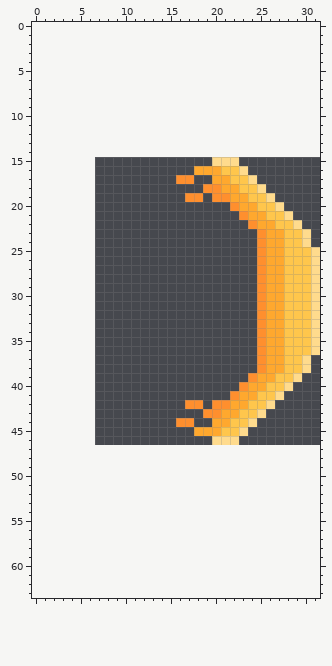
Pixel-art sprite, stored at Operation_Escape/Assets/Sprite/Bullet/ShotGun.png. The picture above was drawn from the file before the commit.
The file is 32x32 pixels. The old version is drawn lined up with the new one, on the new canvas.
After the commit:
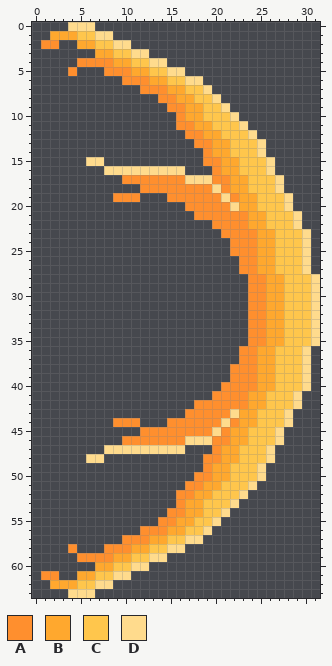
Palette (. is transparent): A #ff8f2e  B #ffa82e  C #ffc64c  D #ffdb8d
From old to new:
canvas 32x32 -> 32x64, the old top-left corner now at 7,15 (the part of the old canvas that was cut away was empty and is not shown)
@@ x 0..31 @@
- 0 ................................
- 1 ................................
- 2 ................................
- 3 ................................
- 4 ................................
- 5 ................................
- 6 ................................
- 7 ................................
- 8 ................................
- 9 ................................
-10 ................................
-11 ................................
-12 ................................
-13 ................................
-14 ................................
-15 ....................DDD.........
-16 ..................BBBCCD........
-17 ................AA..BBCCD.......
-18 ...................AABBCCD......
-19 .................AA.AABBCCD.....
-20 ......................ABBCCD....
-21 .......................ABBCCD...
-22 ........................ABBCCD..
-23 .........................ABBCCD.
-24 .........................ABBCCD.
-25 .........................ABBCCCD
-26 .........................ABBCCCD
-27 .........................ABBCCCD
-28 .........................ABBCCCD
-29 .........................ABBCCCD
-30 .........................ABBCCCD
-31 .........................ABBCCCD
-32 .........................ABBCCCD
-33 .........................ABBCCCD
-34 .........................ABBCCCD
-35 .........................ABBCCCD
-36 .........................ABBCCCD
-37 .........................ABBCCD.
-38 .........................ABBCCD.
-39 ........................ABBCCD..
-40 .......................ABBCCD...
-41 ......................ABBCCD....
-42 .................AA.AABBCCD.....
-43 ...................AABBCCD......
-44 ................AA..BBCCD.......
-45 ..................BBBCCD........
-46 ....................DDD.........
-47 ................................
-48 ................................
-49 ................................
-50 ................................
-51 ................................
-52 ................................
-53 ................................
-54 ................................
-55 ................................
-56 ................................
-57 ................................
-58 ................................
-59 ................................
-60 ................................
-61 ................................
-62 ................................
-63 ................................
+ 0 ....DDD.........................
+ 1 ..BBBCCDD.......................
+ 2 .AA..BBCCDD.....................
+ 3 .......BBCCDD...................
+ 4 .....AAAABBCCDD.................
+ 5 ....A...AAABBCCDD...............
+ 6 ..........AAABBCCDD.............
+ 7 ............AAABBCCD............
+ 8 ..............AABBCCD...........
+ 9 ...............AABBCCD..........
+10 ................ABBCCCD.........
+11 ................AABBCCCD........
+12 .................AABBCCCD.......
+13 ..................AABBCCCD......
+14 ...................ABBCCCD......
+15 ......DD...........AABBCCCD.....
+16 ........DDDDDDDDD...ABBCCCD.....
+17 ..........AAAAAAADDDAABBCCCD....
+18 ............AAAAAAAADABBCCCD....
+19 .........AAA...AAAAAADABBCCCD...
+20 .................AAAAADBBCCCD...
+21 ..................AAAAAABBCCCD..
+22 ....................AAAABBCCCD..
+23 .....................AAAABBCCCD.
+24 ......................AAABBCCCD.
+25 ......................AAABBCCCD.
+26 .......................AABBCCCD.
+27 .......................AABBCCCD.
+28 ........................AABBCCCD
+29 ........................AABBCCCD
+30 ........................AABBCCCD
+31 ........................AABBCCCD
+32 ........................AABBCCCD
+33 ........................AABBCCCD
+34 ........................AABBCCCD
+35 ........................AABBCCCD
+36 .......................AABBCCCD.
+37 .......................AABBCCCD.
+38 ......................AAABBCCCD.
+39 ......................AAABBCCCD.
+40 .....................AAAABBCCCD.
+41 ....................AAAABBCCCD..
+42 ..................AAAAAABBCCCD..
+43 .................AAAAADBBCCCD...
+44 .........AAA...AAAAAADABBCCCD...
+45 ............AAAAAAAADABBCCCD....
+46 ..........AAAAAAADDDAABBCCCD....
+47 ........DDDDDDDDD...ABBCCCD.....
+48 ......DD...........AABBCCCD.....
+49 ...................ABBCCCD......
+50 ..................AABBCCCD......
+51 .................AABBCCCD.......
+52 ................AABBCCCD........
+53 ................ABBCCCD.........
+54 ...............AABBCCD..........
+55 ..............AABBCCD...........
+56 ............AAABBCCD............
+57 ..........AAABBCCDD.............
+58 ....A...AAABBCCDD...............
+59 .....AAAABBCCDD.................
+60 .......BBCCDD...................
+61 .AA..BBCCDD.....................
+62 ..BBBCCDD.......................
+63 ....DDD.........................
